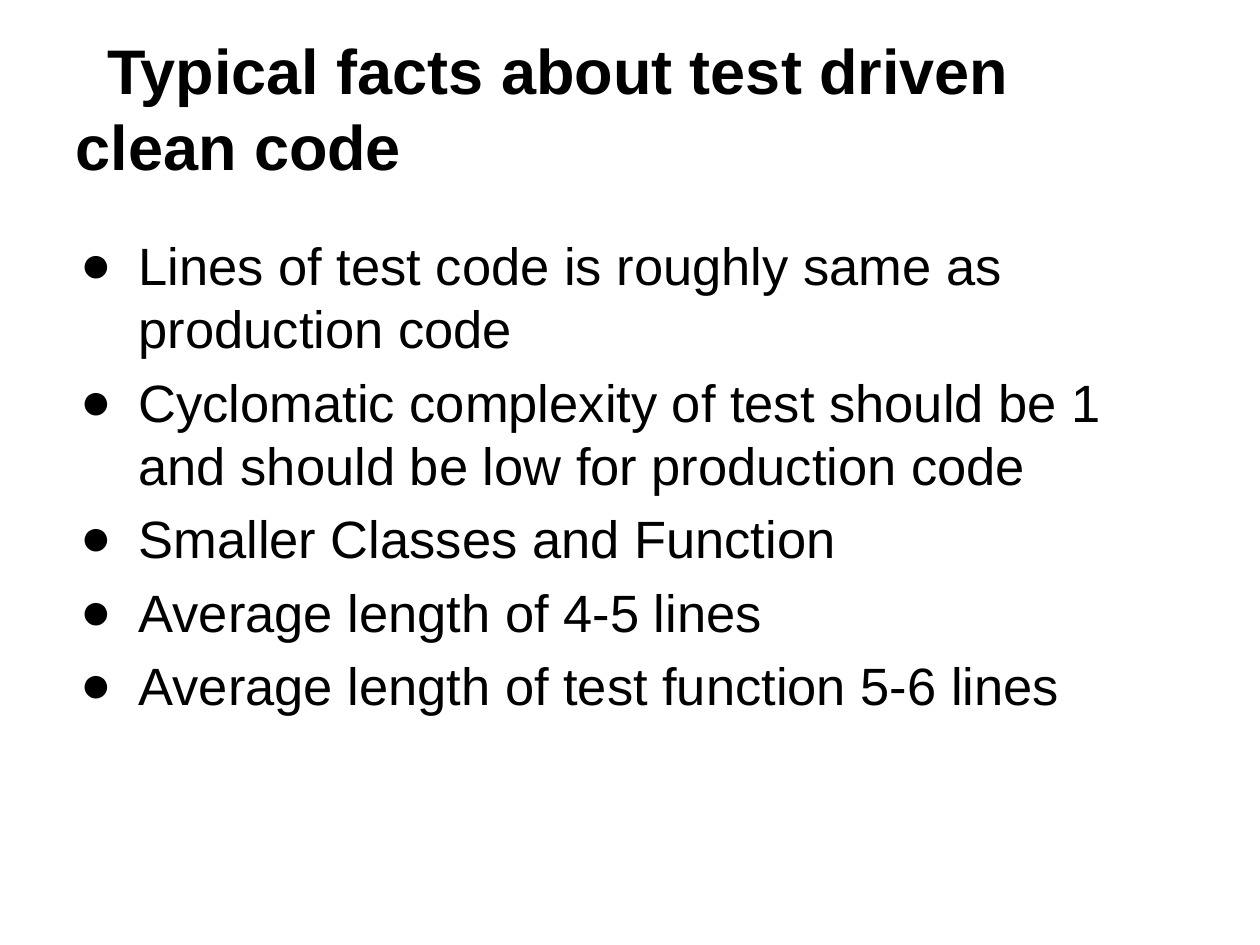
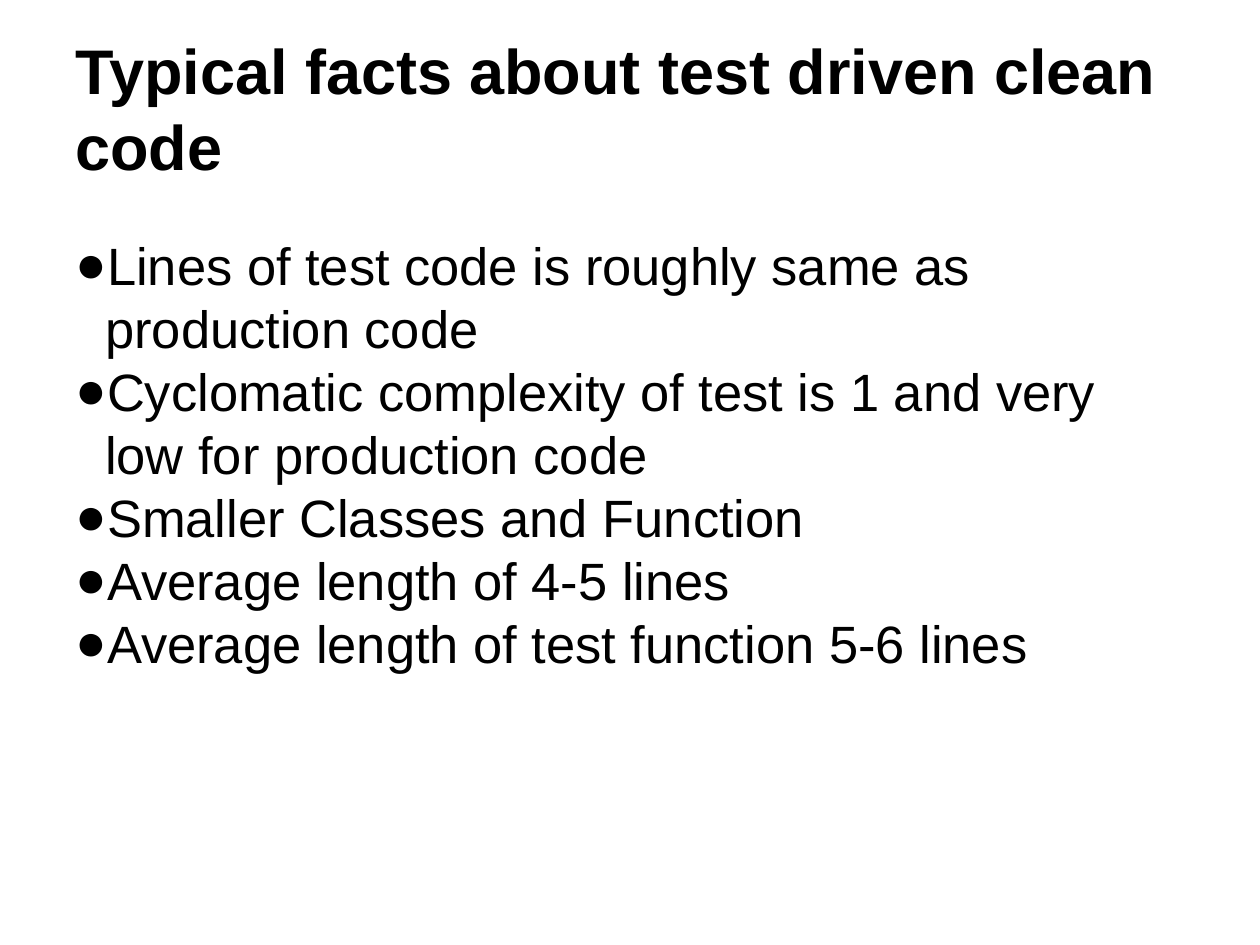
Before and after one commit to RobinNagpal/software_craftsmanship, a slide deck: slide 9 of TDD/study_material/Test Driven Development.pptx. Drawn at 1260x945 pixels with LibreOffice and Linux fonts; fonts in the diff are those of the drawing. Boxes give left, top, right and bottom in pixels: in the first picture for what was removed or moved away, otherwise in the second. Text is boxed around its words. In the diff, an @@ line names an element or a change of style, - is before the commit and + after.

```diff
--- a/TDD/study_material/Test Driven Development.pptx
+++ b/TDD/study_material/Test Driven Development.pptx
@@ text "Typical facts about test driven ..." at bbox=[75, 48, 1155, 171]: indent changed @@
@@ text at bbox=[75, 247, 1027, 674]: indent changed; less space between paragraphs @@
@@ text at bbox=[75, 373, 1095, 485]: text changed @@
-● Cyclomatic complexity of test should be 1 and should be low for production code
+● Cyclomatic complexity of test is 1 and very low for production code
```
Also in this commit, not shown: 11 other slides changed, 1 slide added.
